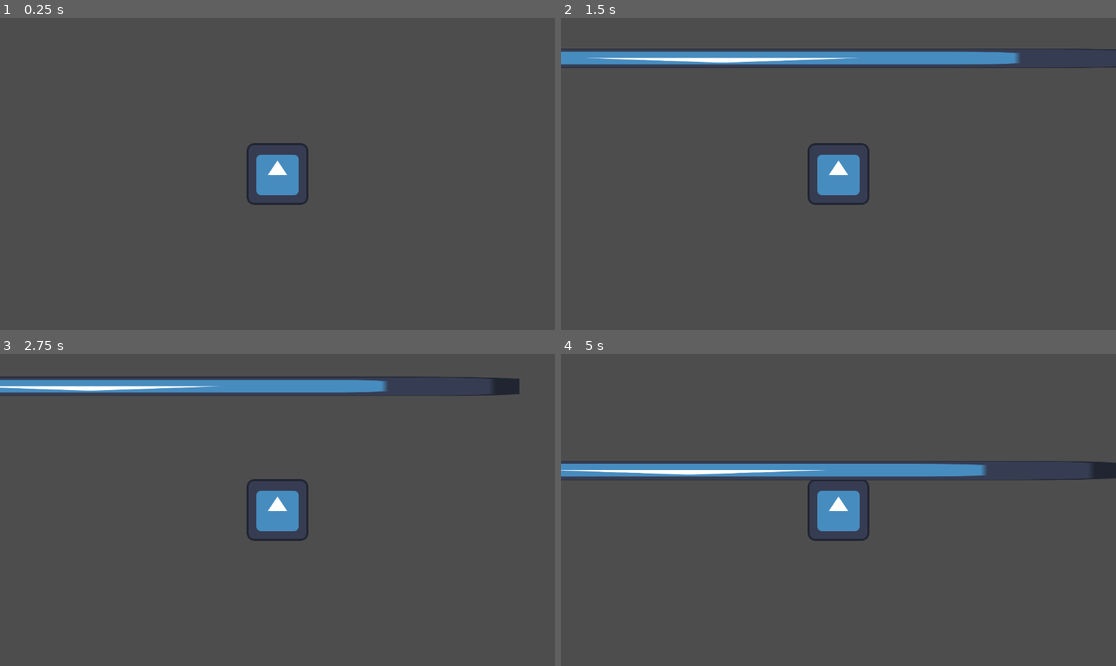
Above: before the commit, frames 1-4 (two rows, left to right).
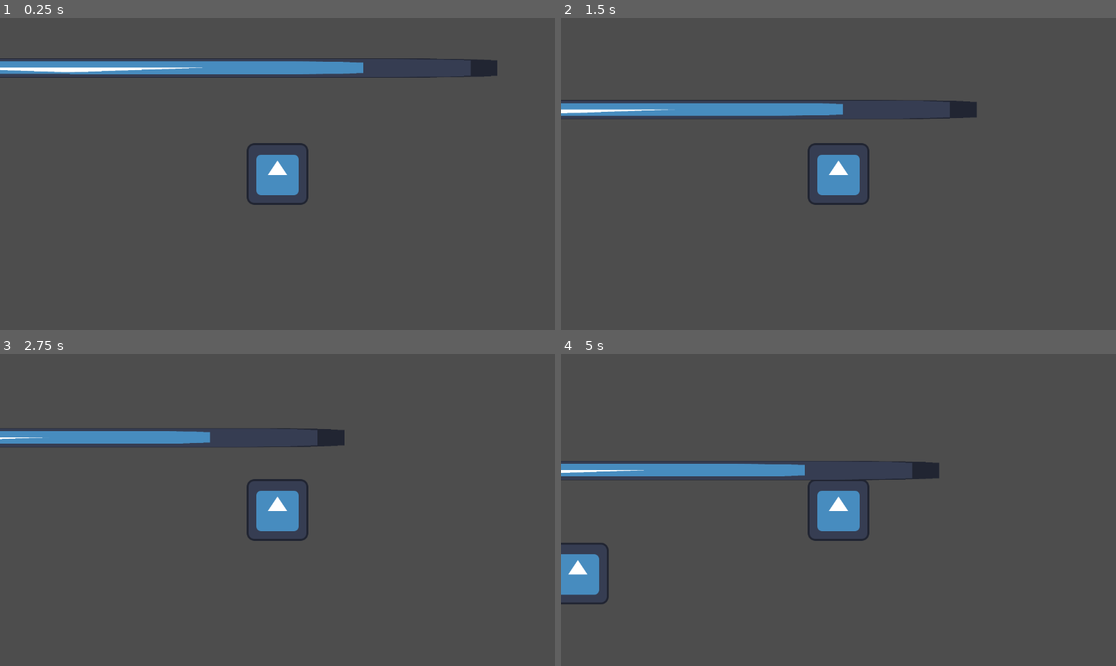
Above: after the commit, the same moments.

Repository: azulws/gamejam
Game: Godot game, scene res://escenas/mundo.tscn
Same seed, same stepped clock (60 frames per second), same inputs: the game is played once before the commit and once after it. The engine's default icon, where the game draws it, is replaced by a stand-in: a white triangle on a blue panel in a dark square.
Inputs:
- Up to frame 1 (0.25 s): no input
- Up to frame 2 (1.5 s): tap Enter at 0.5 s; hold W (arriba) 0.53-1.28 s; hold D (der) 0.53-1.28 s; hold S (abajo) from 1.28 s (still down); tap D (der) at 1.35 s
- Up to frame 3 (2.75 s): release S (abajo) at 2.03 s; hold W (arriba) from 2.03 s (still down); hold D (der) from 2.03 s (still down)
- Up to frame 4 (5 s): release D (der) at 2.78 s; tap D (der) at 2.85, 4.35 s; release W (arriba) at 3.53 s; hold D (der) 3.53-4.28 s; hold A (izq) from 3.53 s (still down); tap Space at 4.25 s

The runs differ from the first frame. In frame 1, 3.4% of the frame differs, in the area x 0-90%, y 12-20%; in frame 2, 6.5%, in the area x 0-100%, y 9-33%; in frame 3, 5.7%; in frame 4, 3.5%.

Commit message:
movimiento basico del enemigo

Diff:
--- /dev/null
+++ b/gamejam/codigo/enemigo.gd
@@ -0,0 +1,14 @@
+extends CharacterBody2D
+
+const SPEED = 150
+var chocando = false
+
+func _process(delta: float) -> void:
+	if !chocando:
+		position.x += SPEED * delta
+
+func _on_area_2d_body_entered(body: Node2D) -> void:
+	chocando = true
+
+func _on_area_2d_body_exited(body: Node2D) -> void:
+	chocando = false
--- a/gamejam/codigo/jugador.gd
+++ b/gamejam/codigo/jugador.gd
@@ -1,11 +1,11 @@
 extends CharacterBody2D
 
 const SPEED = 300.0
-const COLLISION_SLOWDOWN = 0.5  # Factor de reducción (50% de velocidad al colisionar)
+const COLLISION_SLOWDOWN = 0.5
 var direction: Vector2 = Vector2.ZERO
 var colliding
 
-func _physics_process(delta: float) -> void:
+func _process(delta: float) -> void:
 	direction = Vector2.ZERO
 
 	# Detecta las entradas del jugador
@@ -27,7 +27,7 @@
 			velocity *= COLLISION_SLOWDOWN
 
 	else:
-		velocity = velocity.move_toward(Vector2.ZERO, SPEED * delta)
+		velocity = velocity.move_toward(Vector2.ZERO, SPEED)
 
 	# Mueve al personaje y verifica colisiones
 	colliding = move_and_slide()
--- /dev/null
+++ b/gamejam/escenas/enemigo.tscn
@@ -0,0 +1,31 @@
+[gd_scene load_steps=4 format=3 uid="uid://dc5pbqkc27vd6"]
+
+[ext_resource type="Script" path="res://codigo/enemigo.gd" id="1_0ervt"]
+[ext_resource type="Texture2D" uid="uid://8am5mw07dpqu" path="res://icon.svg" id="1_h7mwc"]
+
+[sub_resource type="RectangleShape2D" id="RectangleShape2D_c2oow"]
+size = Vector2(123.5, 122)
+
+[node name="Enemigo" type="CharacterBody2D"]
+script = ExtResource("1_0ervt")
+
+[node name="Sprite2D" type="Sprite2D" parent="."]
+texture = ExtResource("1_h7mwc")
+
+[node name="CollisionShape2D" type="CollisionShape2D" parent="."]
+position = Vector2(-0.75, 0)
+shape = SubResource("RectangleShape2D_c2oow")
+
+[node name="RayCast2D" type="RayCast2D" parent="."]
+target_position = Vector2(150, 0)
+collision_mask = 3
+
+[node name="Area2D" type="Area2D" parent="."]
+collision_mask = 2
+
+[node name="CollisionPolygon2D" type="CollisionPolygon2D" parent="Area2D"]
+position = Vector2(83, 17)
+polygon = PackedVector2Array(-22, 44, -22, -78, 52, -46, 52, 6)
+
+[connection signal="body_entered" from="Area2D" to="." method="_on_area_2d_body_entered"]
+[connection signal="body_exited" from="Area2D" to="." method="_on_area_2d_body_exited"]
--- a/gamejam/escenas/jugador.tscn
+++ b/gamejam/escenas/jugador.tscn
@@ -7,6 +7,7 @@
 size = Vector2(123.5, 122)
 
 [node name="Jugador" type="CharacterBody2D"]
+collision_layer = 2
 script = ExtResource("1_avd3n")
 
 [node name="Sprite2D" type="Sprite2D" parent="."]
--- a/gamejam/escenas/mundo.tscn
+++ b/gamejam/escenas/mundo.tscn
@@ -1,30 +1,34 @@
-[gd_scene load_steps=4 format=3 uid="uid://c1k8jtm1tfs7d"]
+[gd_scene load_steps=5 format=3 uid="uid://c1k8jtm1tfs7d"]
 
 [ext_resource type="PackedScene" uid="uid://domoyeie03bdd" path="res://escenas/jugador.tscn" id="1_uceuo"]
 [ext_resource type="PackedScene" uid="uid://bkqxjv25p26tt" path="res://escenas/limiteMapa.tscn" id="2_kmei0"]
 [ext_resource type="Texture2D" uid="uid://8am5mw07dpqu" path="res://icon.svg" id="3_p2i8y"]
+[ext_resource type="PackedScene" uid="uid://dc5pbqkc27vd6" path="res://escenas/enemigo.tscn" id="4_t31r3"]
 
 [node name="mundo" type="Node2D"]
 
-[node name="Jugador" parent="." instance=ExtResource("1_uceuo")]
-position = Vector2(577, 324)
-motion_mode = 1
+[node name="Limites" type="Node" parent="."]
 
-[node name="Node" type="Node" parent="."]
-
-[node name="limite inferior" parent="Node" instance=ExtResource("2_kmei0")]
+[node name="limite inferior" parent="Limites" instance=ExtResource("2_kmei0")]
 position = Vector2(0, 686)
 rotation = 3.14159
 
-[node name="Sprite2D" type="Sprite2D" parent="Node/limite inferior"]
+[node name="Sprite2D" type="Sprite2D" parent="Limites/limite inferior"]
 position = Vector2(-509, -20)
 scale = Vector2(13.9297, 0.3125)
 texture = ExtResource("3_p2i8y")
 
-[node name="limite superior" parent="Node" instance=ExtResource("2_kmei0")]
+[node name="limite superior" parent="Limites" instance=ExtResource("2_kmei0")]
 
-[node name="Sprite2D2" type="Sprite2D" parent="Node/limite superior"]
+[node name="Sprite2D2" type="Sprite2D" parent="Limites/limite superior"]
 position = Vector2(509, -21)
 rotation = -3.14159
 scale = Vector2(13.9297, 0.3125)
 texture = ExtResource("3_p2i8y")
+
+[node name="Jugador" parent="." instance=ExtResource("1_uceuo")]
+position = Vector2(944, 199)
+motion_mode = 1
+
+[node name="Enemigo" parent="." instance=ExtResource("4_t31r3")]
+position = Vector2(-99, 193)
--- a/gamejam/project.godot
+++ b/gamejam/project.godot
@@ -46,3 +46,7 @@
 "events": [Object(InputEventKey,"resource_local_to_scene":false,"resource_name":"","device":-1,"window_id":0,"alt_press …(191 unchanged characters)…
 ]
 }
+
+[rendering]
+
+textures/canvas_textures/default_texture_filter=0
